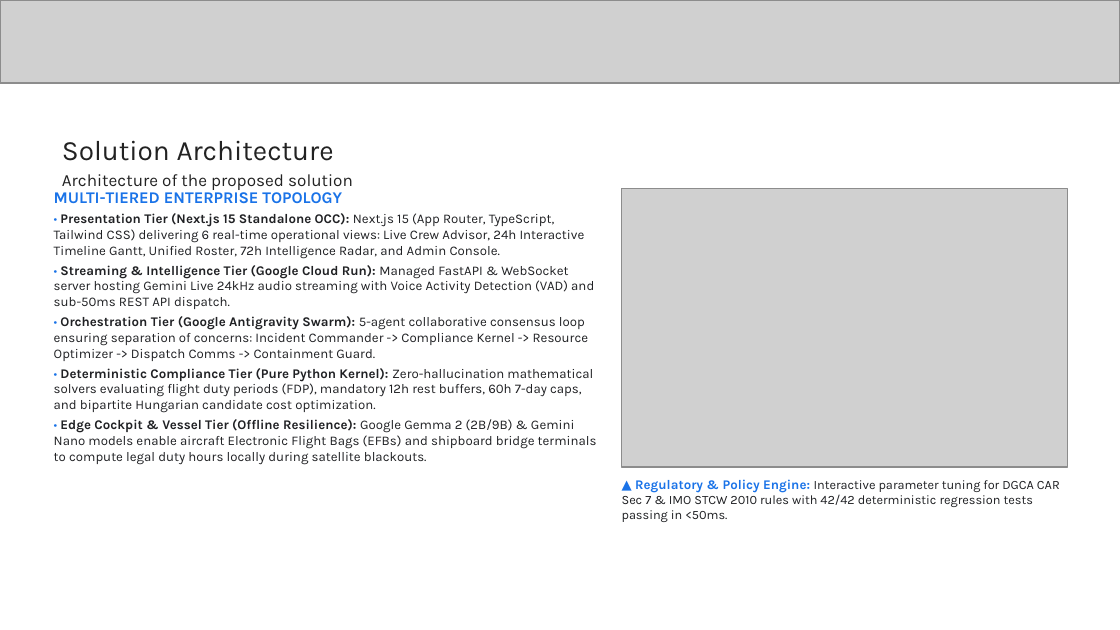
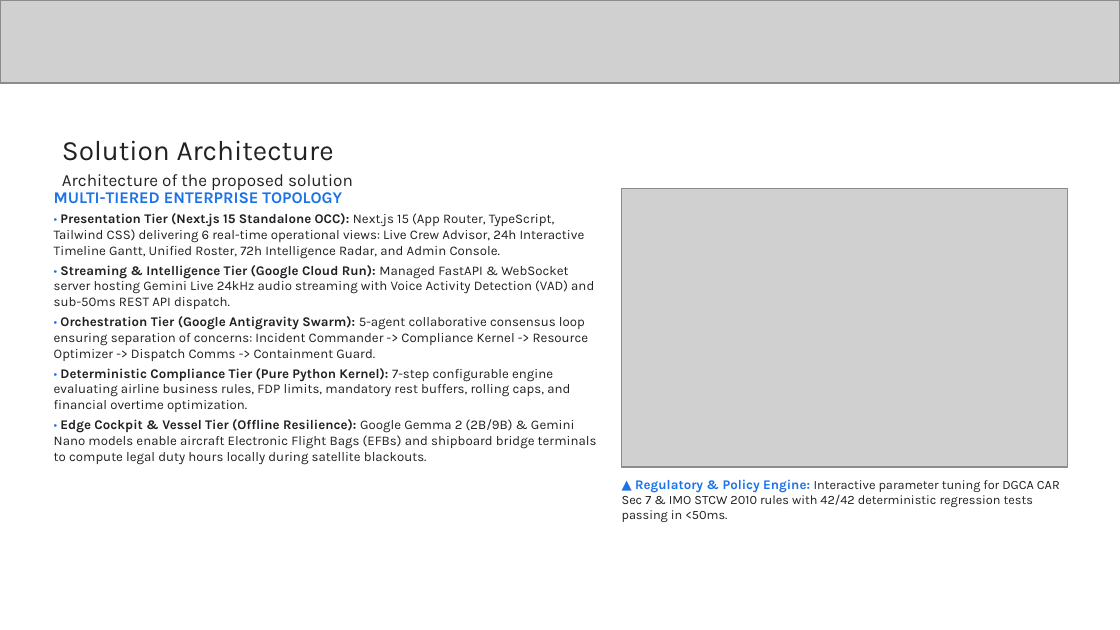
Before and after one commit to chiraghs/crewops, a slide deck: slide 4 of submission/CrewOps - Startup Buildathon Idea Submission.pptx. Drawn at 1120x630 pixels with LibreOffice and Linux fonts; fonts in the diff are those of the drawing; grey boxes stand for pictures. Boxes give left, top, right and bottom in pixels: in the first picture for what was removed or moved away, otherwise in the second. Text is boxed around its words. In the diff, an @@ line names an element or a change of style, - is before the commit and + after.

Commit message:
docs: add 7-step configurable decision engine balancing airline rules, rosters, and financial costs

```diff
--- a/submission/CrewOps - Startup Buildathon Idea Submission.pptx
+++ b/submission/CrewOps - Startup Buildathon Idea Submission.pptx
@@ text at (54,368,570,412): text changed @@
-• Deterministic Compliance Tier (Pure Python Kernel): Zero-hallucination mathematical solvers evaluating flight duty periods (FDP), mandatory 12h rest buffers, 60h 7-day caps, and bipartite Hungarian candidate cost optimization.
+• Deterministic Compliance Tier (Pure Python Kernel): 7-step configurable engine evaluating airline business rules, FDP limits, mandatory rest buffers, rolling caps, and financial overtime optimization.
```
Also in this commit, not shown: 2 other slides changed, 3 other files.
